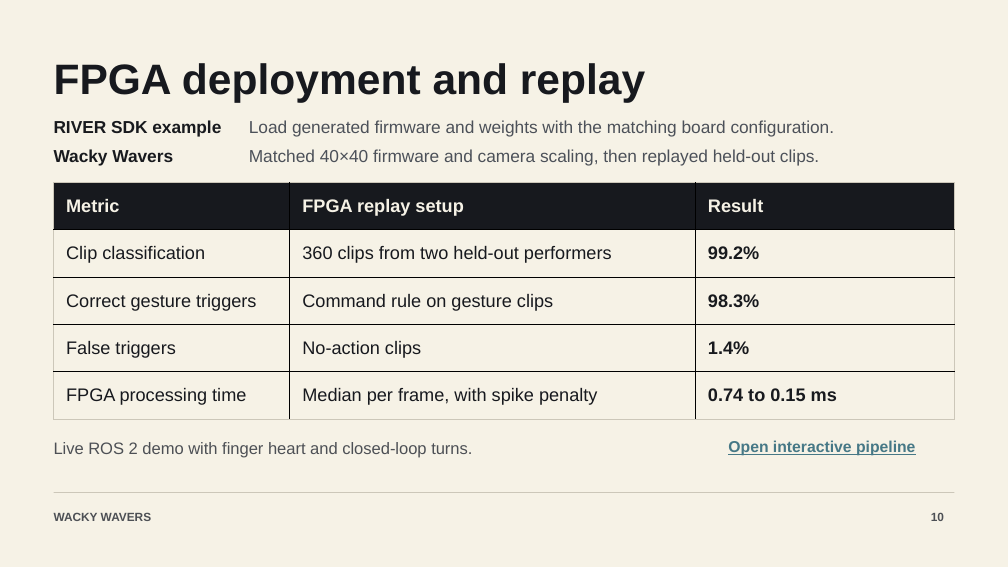
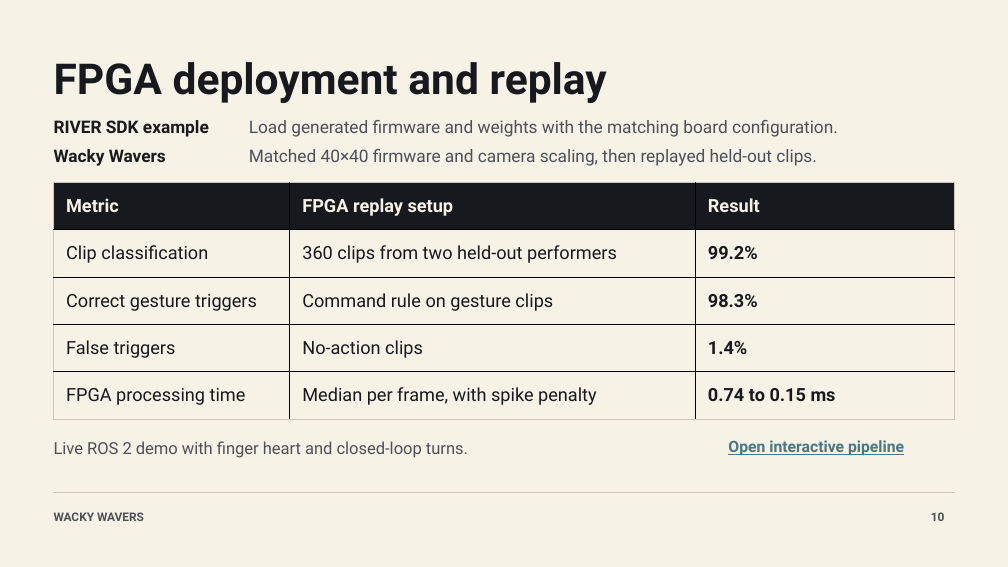
Before and after one commit to unbeschwert/go2-next-reflex, a slide deck: slide 10 of presentation/Wacky Wavers - Mantis Vision.pptx. Drawn at 1008x567 pixels with LibreOffice and Linux fonts; fonts in the diff are those of the drawing. Boxes give left, top, right and bottom in pixels: in the first picture for what was removed or moved away, otherwise in the second. Text is boxed around its words. In the diff, an @@ line names an element or a change of style, - is before the commit and + after.

Commit message:
Use Roboto in the presentation and companion website

```diff
--- a/presentation/Wacky Wavers - Mantis Vision.pptx
+++ b/presentation/Wacky Wavers - Mantis Vision.pptx
@@ table at (54,183,954,419) @@
@@ font Arial to Roboto @@
@@ font Arial to Roboto in 9 elements at (54,62,607,103), (54,512,144,521), (931,512,945,521), (54,120,209,137), (54,441,468,458), (249,120,838,137), (54,149,166,166), (249,149,817,166), (728,440,904,455) @@
```
Also in this commit, not shown: 13 other slides changed, 3 other files.
